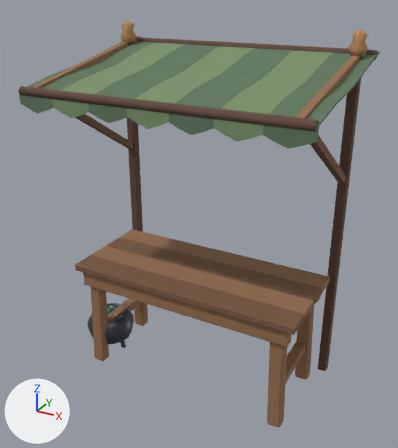
One commit to the glTF model assets/models/market/stall_herbalist.glb: the scene before it, then after it.
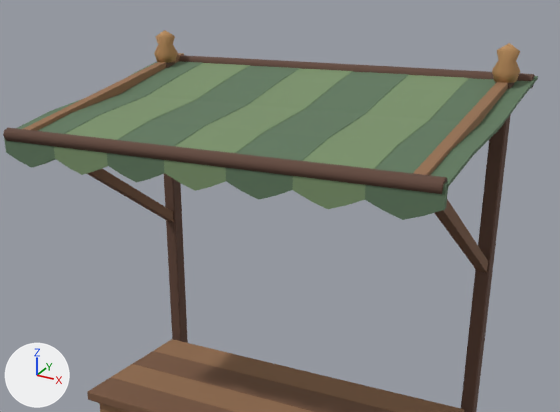
There are two pictures of each version: one whole from a 50 mm camera at (1.69, -3.076, 2.758) aimed at (0.003, -0.01, 1.226), one close up on the part from 4% to 99% of the width and 0% to 62% of the height. Arrows for +X, +Y and +Z are at lower left; the lights stay in place. The first two pictures are the older version. Vertices at exactly the same position are counted once.

Objects in the first close-up: 'stall_herbalist'.
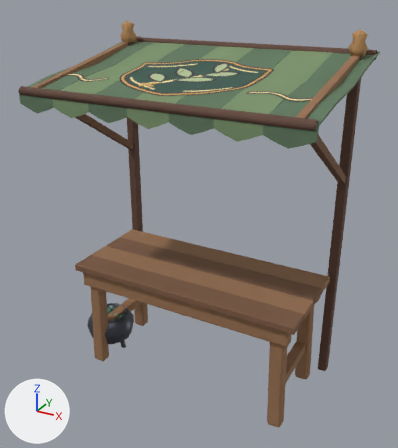
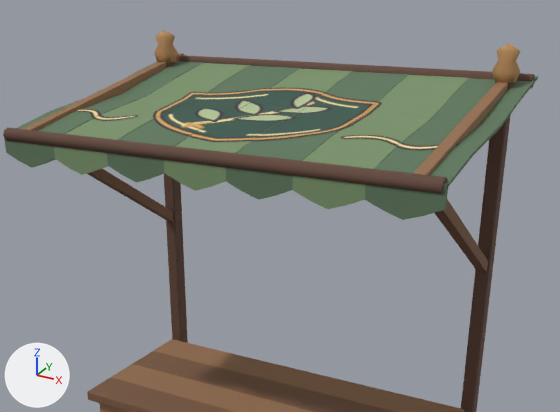
Commit message: Update stall_herbalist model [skip ci]

What the commit changed:
Picture 'embroidered_cloth' (img_embroidered_cloth) is new.
Material 'embroidered_thread' (mat_embroidered_thread) is new.
Uses the picture img_embroidered_cloth.
me_stall_herbalist is used by ob_stall_herbalist; location (0.0, 0.0, 0.0).
me_stall_herbalist had 1664 vertices, 2976 faces and spanned x -0.95..0.95, y -0.6..0.6, z 0.0..2.5.
me_stall_herbalist now has 1750 vertices, 3046 faces and spans x -0.95..0.95, y -0.6..0.6, z 0.0..2.5.
Part 1, on me_stall_herbalist:
35 vertices are added at x -0.95..0.68, y -0.57..0.6, z 2.15..2.36.
30 new vertices lie (0.27, 0.0, 0.0) away from vertices in x -0.95..0.68, y -0.57..0.6, z 2.15..2.36.
5 new vertices lie (0.28, 0.0, 0.0) away from vertices in x -0.14, y -0.57..0.6, z 2.15..2.36.
56 new faces join them, mat_embroidered_thread.
Other edits to the shape of me_stall_herbalist do not show in these pictures.
me_stall_herbalist gains material mat_embroidered_thread.

Changed parts and their boxes [x1, y1, x2, y2] in the close-ups (560 x 412 px):
part 1 of me_stall_herbalist, added (green)
    after: [74, 88, 458, 150]
